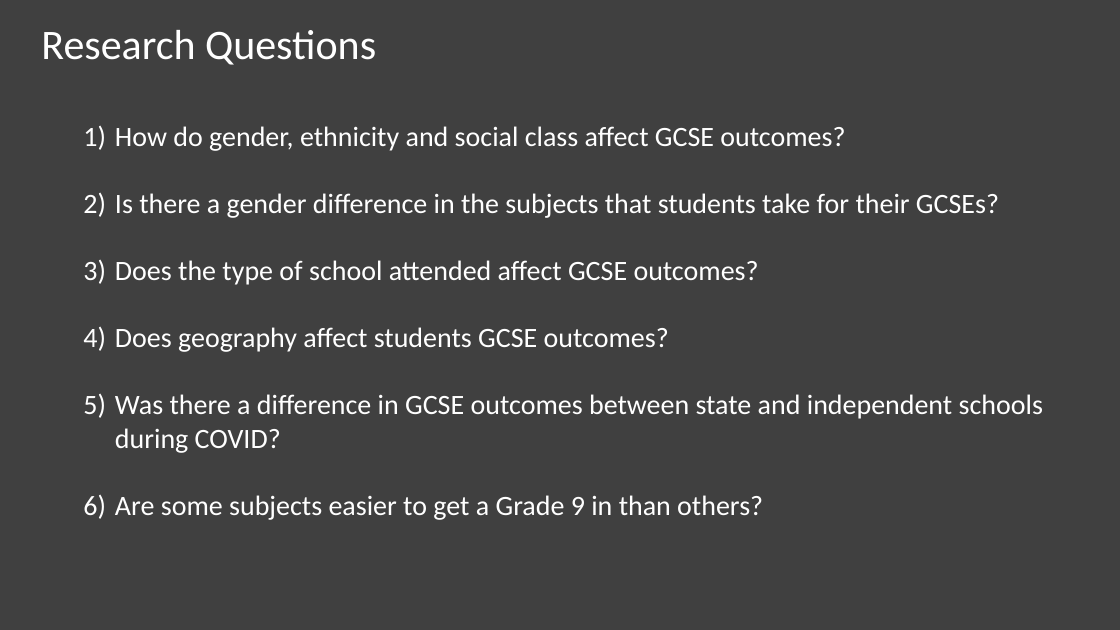
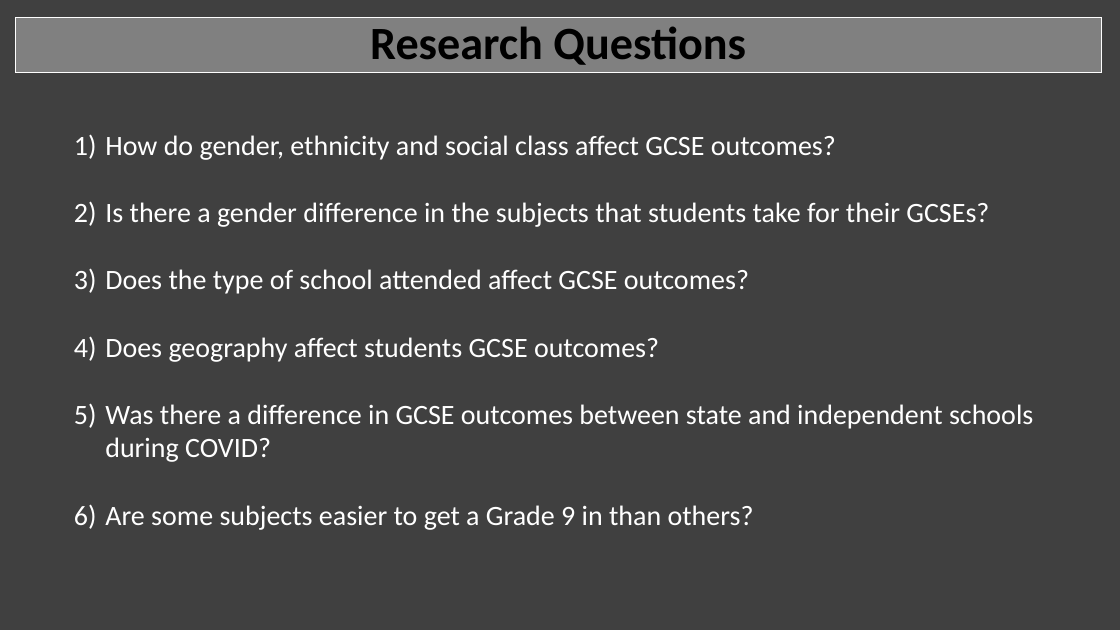
Before and after one commit to MoNawaz101/Project-1-Examination-Analysis, a slide deck: slide 3 of Project 1 Presentation.pptx. Drawn at 1120x630 pixels with LibreOffice and Linux fonts; fonts in the diff are those of the drawing. Boxes give left, top, right and bottom in pixels: in the first picture for what was removed or moved away, otherwise in the second. Text is boxed around its words. In the diff, an @@ line names an element or a change of style, - is before the commit and + after.

```diff
--- a/Project 1 Presentation.pptx
+++ b/Project 1 Presentation.pptx
@@ title added at (x1=15, y1=18, x2=1102, y2=72), fill #808080, outline #FFFFFF 0.75 pt, 39.6 pt, text #000000, bold @@
+Research Questions
@@ text at (x1=41, y1=30, x2=376, y2=65): paragraph removed @@
-Research Questions
@@ text "How do gender, ethnicity and ..." moved from (x1=41, y1=30, x2=1043, y2=520) to (x1=105, y1=135, x2=1033, y2=530) @@
```
Also in this commit, not shown: 9 other slides changed, 6 slides added, 1 slide removed, 44 other files.
